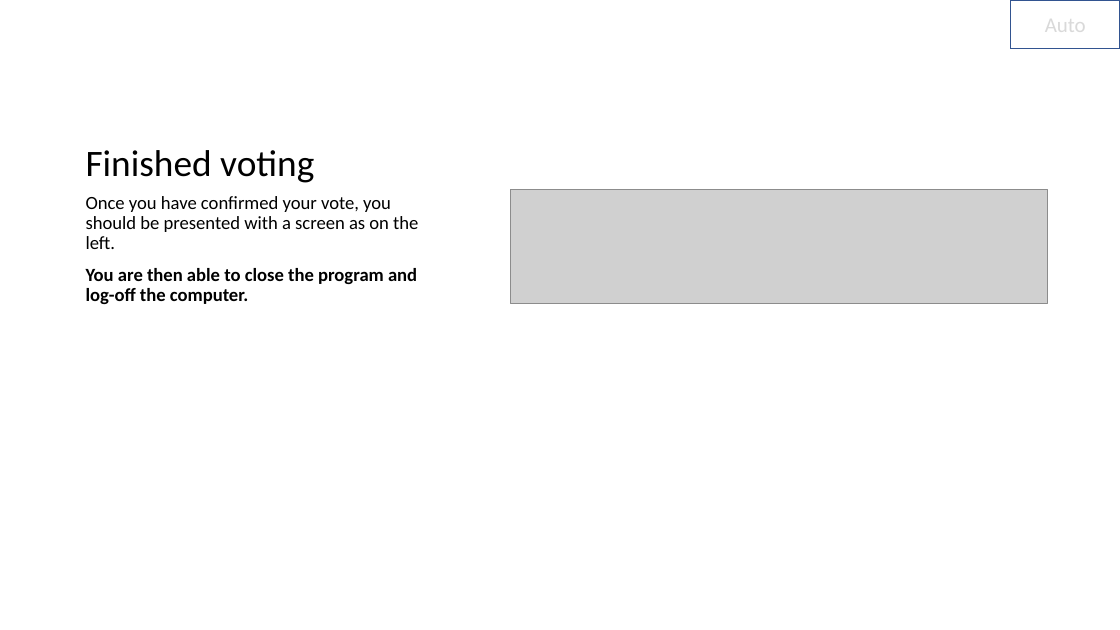
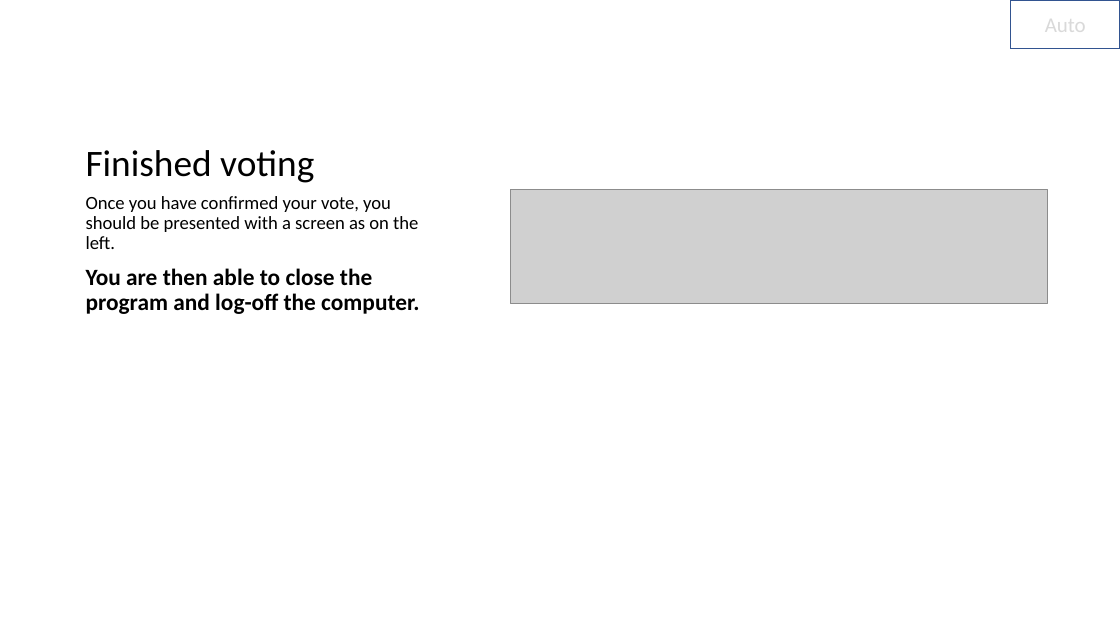
Before and after one commit to TheGrandCoding/awardsserver, a slide deck: slide 6 of TestPPT.pptx. Drawn at 1120x630 pixels with LibreOffice and Linux fonts; fonts in the diff are those of the drawing; grey boxes stand for pictures. Boxes give left, top, right and bottom in pixels: in the first picture for what was removed or moved away, otherwise in the second. Text is boxed around its words. In the diff, an @@ line names an element or a change of style, - is before the commit and + after.

```diff
--- a/TestPPT.pptx
+++ b/TestPPT.pptx
@@ text at <box>86,268,419,314</box>: size 16 to 20 pt in "You are then able to close the ..." @@
```
Also in this commit, not shown: 6 other slides changed, 2 slides added, 2 slides removed.
